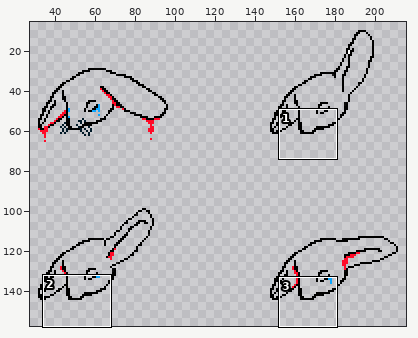
A sprite sheet gets an edit: Jerbo/Assets/Arte/oreja/healt oido.png. Above, an overview of the earlier version with the close-up marked.
Close-up. Before:
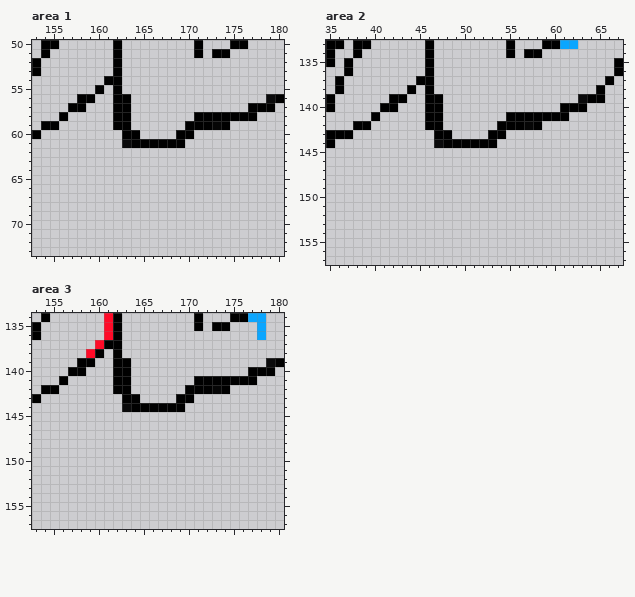
The file is 254x240 pixels. Pixels under 10% opacity are left out. Colours within 5 levels of each other are drawn and written as one. Shown: area 1: x 153..180, y 50..73; area 2: x 35..67, y 133..157; area 3: x 153..180, y 134..157. The wide view leaves out empty margins.
Once edited:
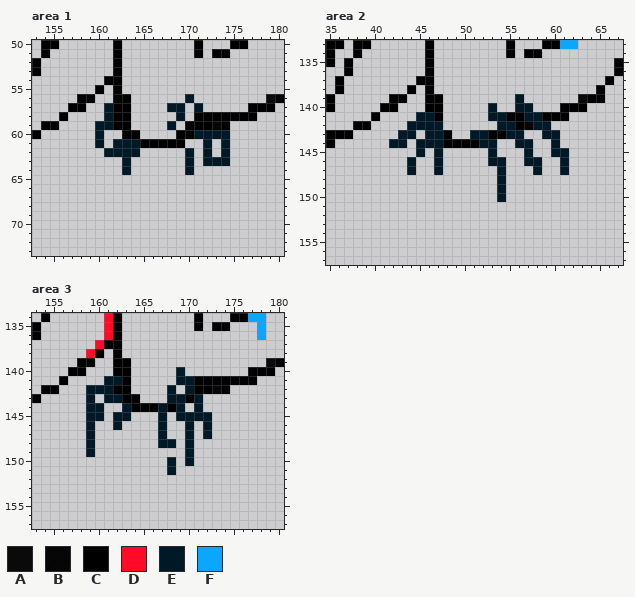
Palette (. is transparent): A #000000f2  B #000000f8  C #000000  D #ff0b28  E #001927  F #0ba6ff
The edit:
Area 1:
y 56: x 170 . -> E
y 57: x 161 . -> E; x 168..169 .. -> EE; x 171 . -> E
y 58: x 161 . -> E; x 169 . -> E
y 59: x 160..161 .. -> EE; x 168 . -> E
y 60: x 160 . -> E; x 171..174 .... -> EEEE
y 61: x 160 . -> E; x 162..164 .AC -> EEE; x 172 . -> E; x 174 . -> E
y 62: x 161..164 .... -> EEEE; x 170 . -> E; x 172 . -> E; x 174 . -> E
y 63: x 163 . -> E; x 170 . -> E; x 172..174 ... -> EEE
y 64: x 163 . -> E; x 170 . -> E
Area 2:
y 139: x 56 . -> E
y 140: x 53 . -> E; x 56..57 .. -> EE
y 141: x 45..46 .C -> EE; x 53..54 .. -> EE; x 57..58 CC -> EE
y 142: x 44..47 ..CC -> EEEE; x 54..55 CC -> EE; x 58..59 C. -> EE
y 143: x 43..44 .. -> EE; x 46..47 .C -> EE; x 51..52 .. -> EE; x 55..56 .. -> EE; x 59..60 .. -> EE
y 144: x 42..43 .. -> EE; x 45..47 ..A -> EEE; x 52..53 CC -> EE; x 56..57 .. -> EE; x 60 . -> E
y 145: x 45 . -> E; x 47 . -> E; x 53 . -> E; x 57 . -> E; x 60..61 .. -> EE
y 146: x 44 . -> E; x 47 . -> E; x 53..54 .. -> EE; x 57..58 .. -> EE; x 61 . -> E
y 147: x 44 . -> E; x 47 . -> E; x 54 . -> E; x 58 . -> E; x 61 . -> E
y 148..150: x 54 . -> E
Area 3:
y 140: x 169 . -> E
y 141: x 161..162 .C -> EE; x 169..170 .. -> EE
y 142: x 159..161 ... -> EEE; x 168 . -> E; x 170 C -> E
y 143: x 159 . -> E; x 161..162 .. -> EE; x 168..169 .C -> EE; x 171 . -> E
y 144: x 159..160 .. -> EE; x 163 A -> E; x 167 C -> E; x 169 C -> E; x 171 . -> E
y 145: x 159..160 .. -> EE; x 162..163 .. -> EE; x 167 . -> E; x 169..172 .... -> EEEE
y 146: x 159 . -> E; x 162 . -> E; x 167 . -> E; x 170 . -> E; x 172 . -> E
y 147: x 159 . -> E; x 167 . -> E; x 170 . -> E; x 172 . -> E
y 148: x 159 . -> E; x 167..168 .. -> EE; x 170 . -> E
y 149: x 159 . -> E; x 170 . -> E
y 150: x 168 . -> E; x 170 . -> E
y 151: x 168 . -> E
